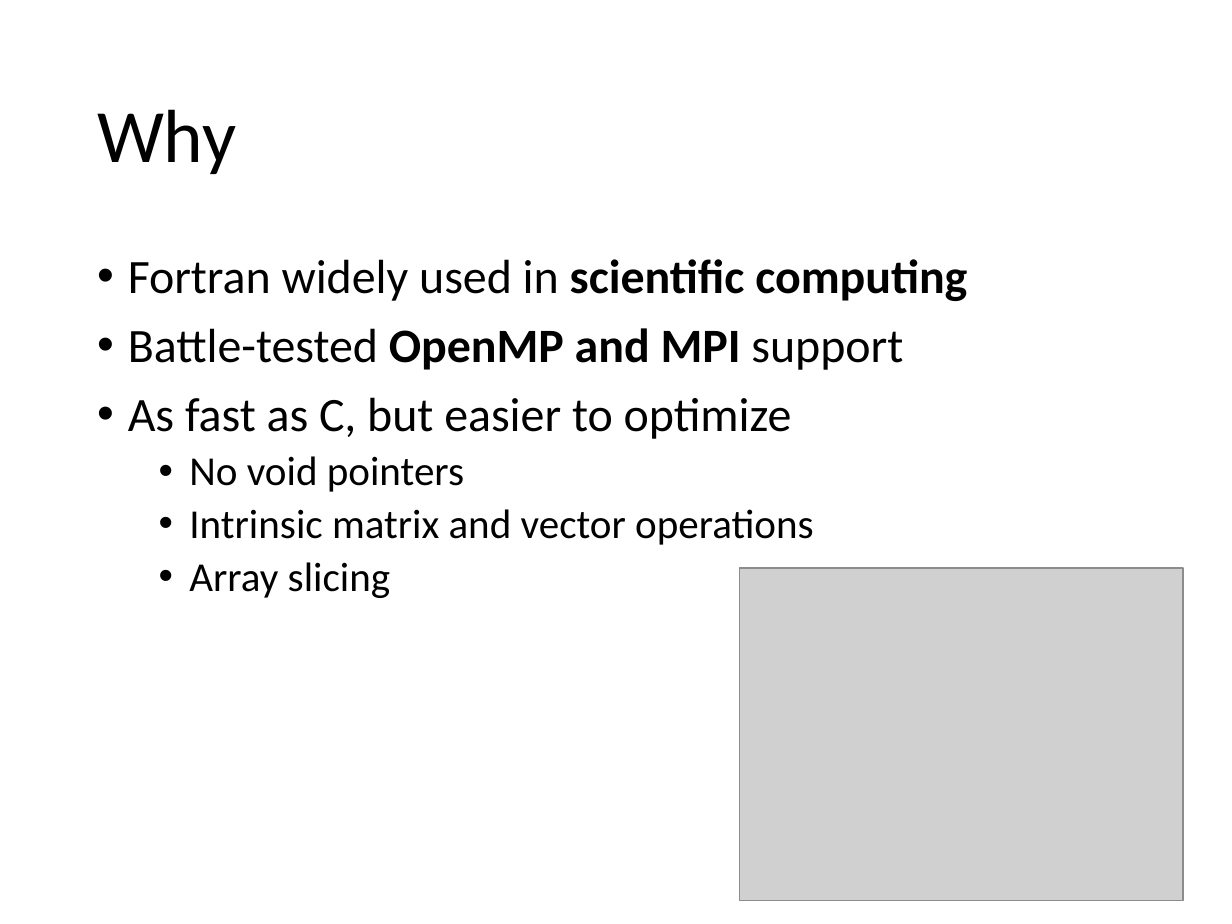
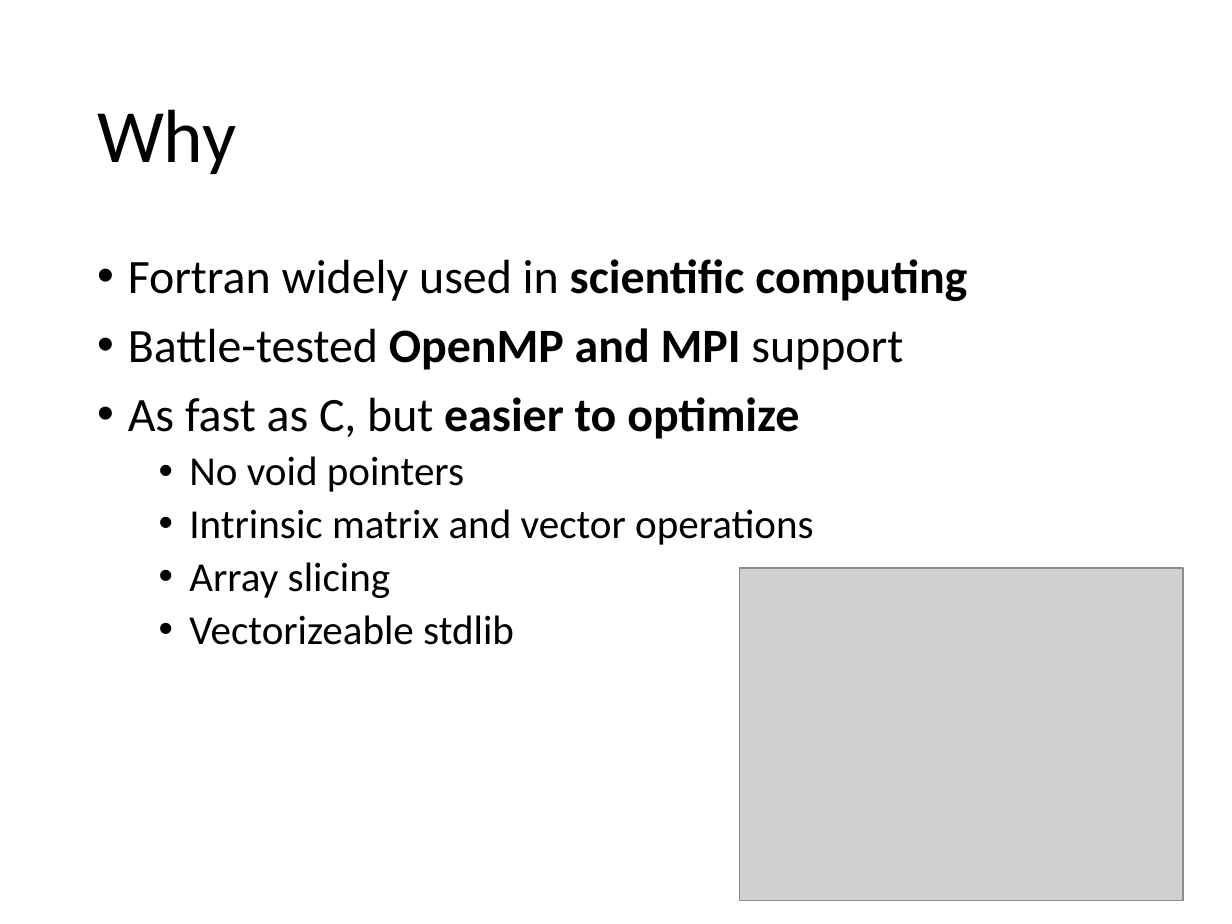
Before and after one commit to StarGate01/HPCGOL, a slide deck: slide 5 of presentation.pptx. Drawn at 1232x924 pixels with LibreOffice and Linux fonts; fonts in the diff are those of the drawing; grey boxes stand for pictures. Boxes give left, top, right and bottom in pixels: in the first picture for what was removed or moved away, otherwise in the second. Text is boxed around its words. In the diff, an @@ line names an element or a change of style, - is before the commit and + after.

```diff
--- a/presentation.pptx
+++ b/presentation.pptx
@@ text at (128,397,799,439): bold on in "easier to optimize" @@
@@ text at (189,615,514,645): paragraph added @@
+  • Vectorizeable stdlib
```
Also in this commit, not shown: 9 other slides changed.
